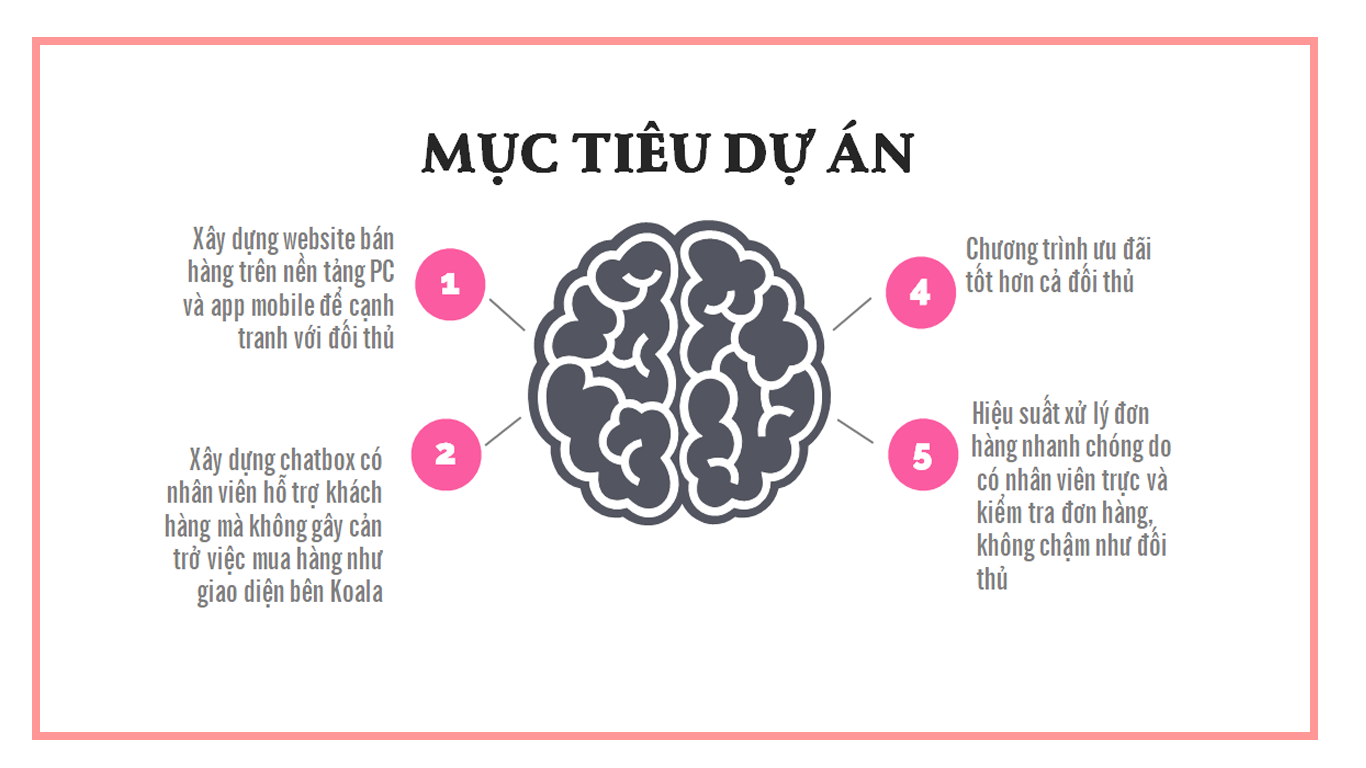
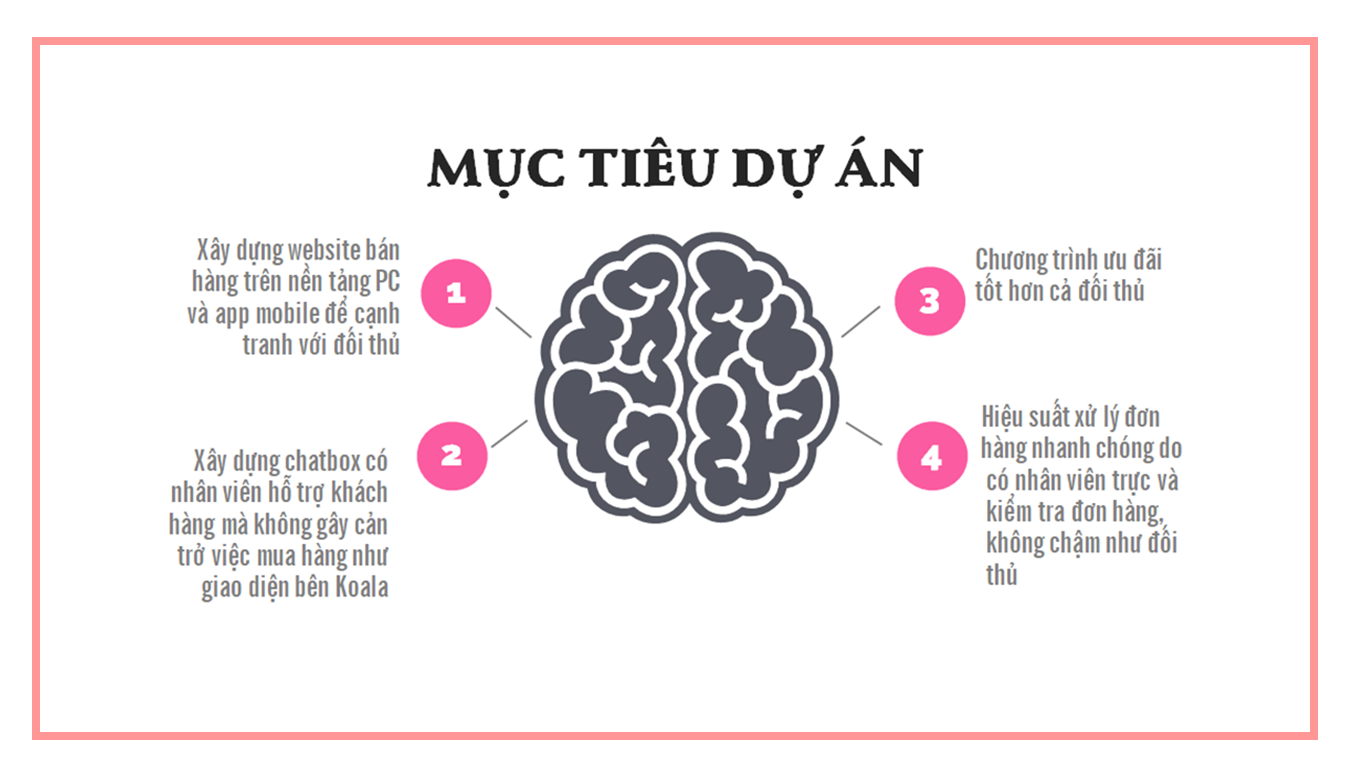
Layer changes from the first 1366x768 image to the second:
renamed "Layer 1" to "Layer 3", painted on it over (164, 119, 1183, 608)
